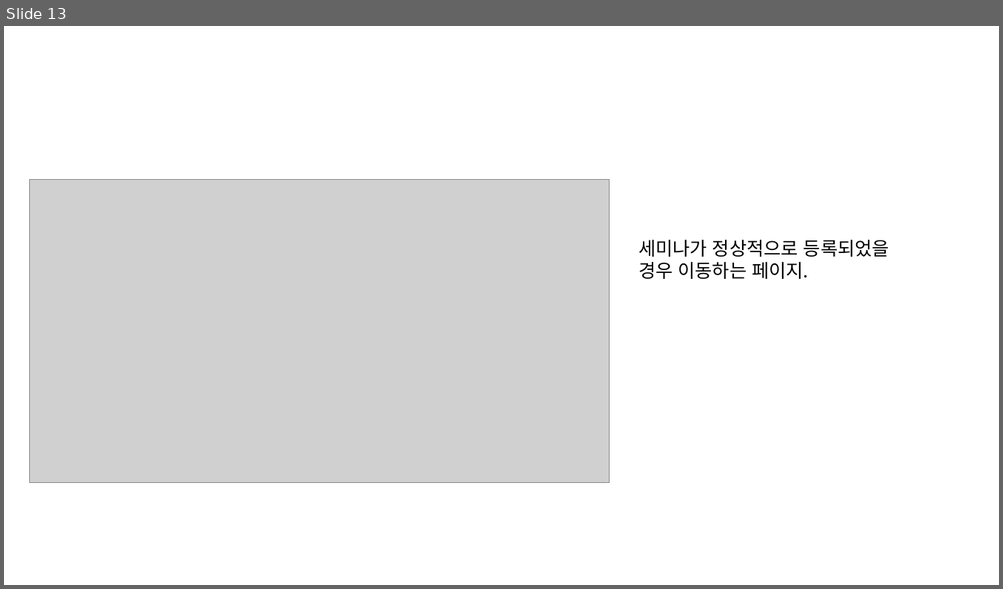
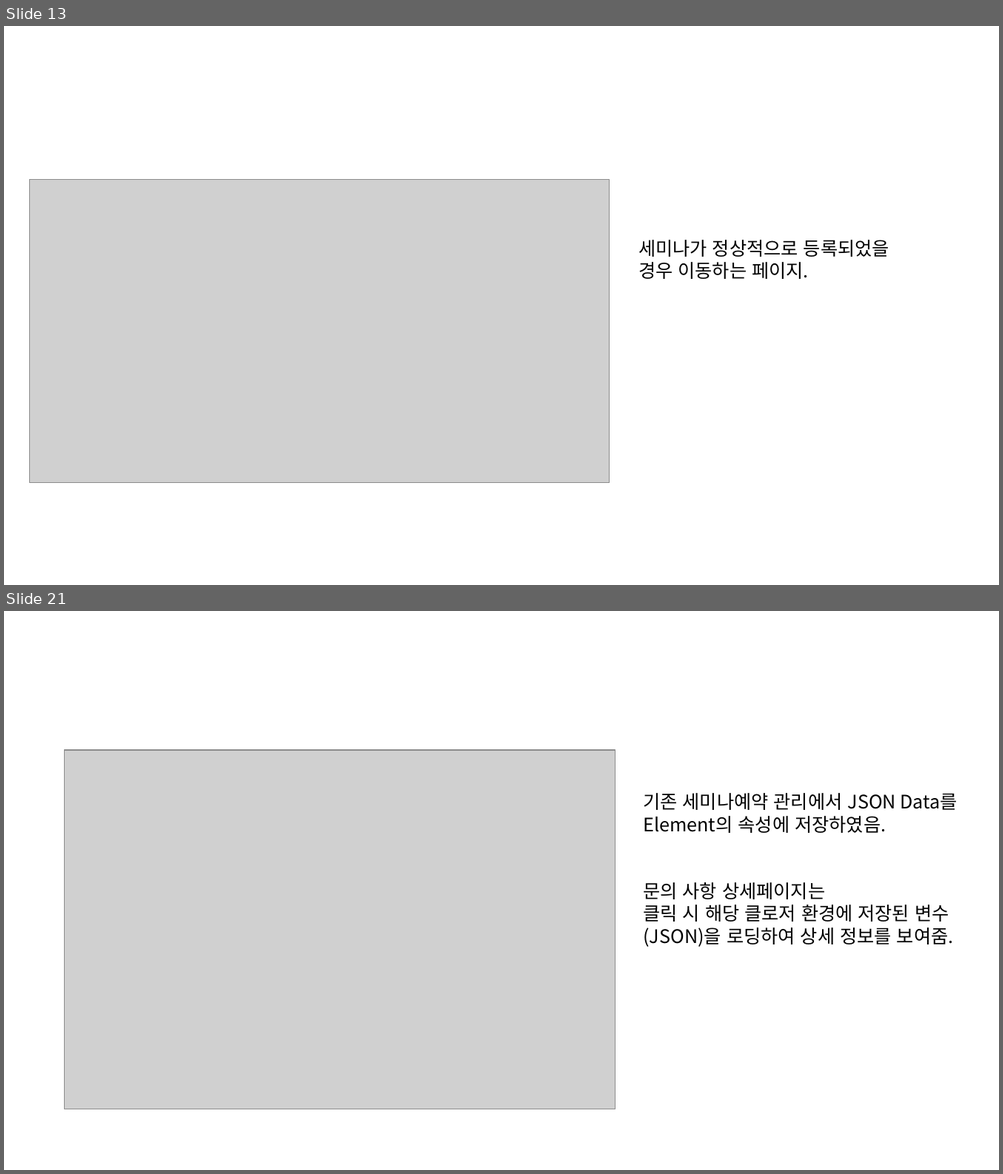
Before and after one commit to ezenteam2/e-Zone, a slide deck: 0 발표용 파워포인트/0424 4차발표/0424 project05 - 파워포인트 - 형준.pptx. Shown one above the other, each under a label of ours: slide 13 before the commit, slides 13 and 21 after it; the slides between them are not shown. The pictures are 1003x589 and 1003x1174 pixels, drawn with LibreOffice and Linux fonts; fonts in the diff are those of the drawing; grey boxes stand for pictures. Boxes give left, top, right and bottom in pixels: in the first picture for what was removed or moved away, otherwise in the second. Text is boxed around its words. In the diff, an @@ line names an element or a change of style, - is before the commit and + after.

```diff
--- a/0 발표용 파워포인트/0424 4차발표/0424 project05 - 파워포인트 - 형준.pptx
+++ b/0 발표용 파워포인트/0424 4차발표/0424 project05 - 파워포인트 - 형준.pptx
@@ slide 21 added at bbox=[4, 611, 999, 1170], background #FFFFFF @@
@@ picture added at bbox=[65, 751, 615, 1111] @@
@@ text added at bbox=[643, 793, 957, 947], 18 pt, text #000000 @@
+기존 세미나예약 관리에서 JSON Data를 Element의 속성에 저장하였음.
+문의 사항 상세페이지는
+클릭 시 해당 클로저 환경에 저장된 변수(JSON)을 로딩하여 상세 정보를 보여줌.
```
Also in this commit, not shown: 1 slide changed, 8 other slides added, 1 other file.
